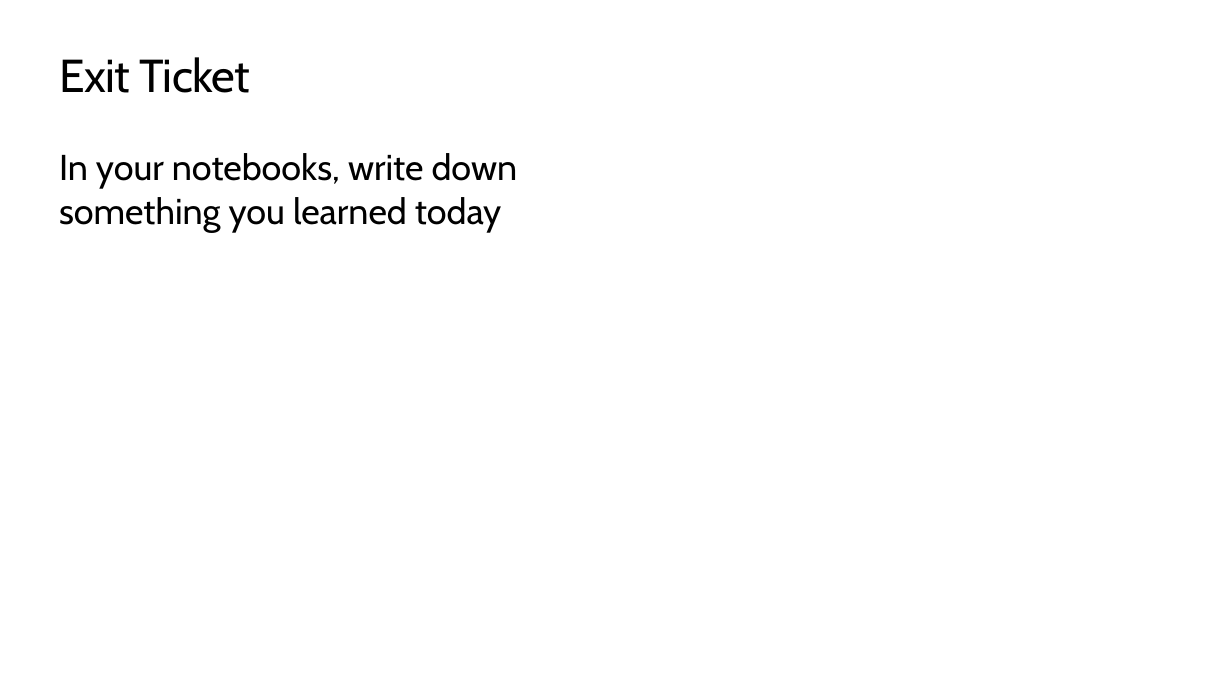
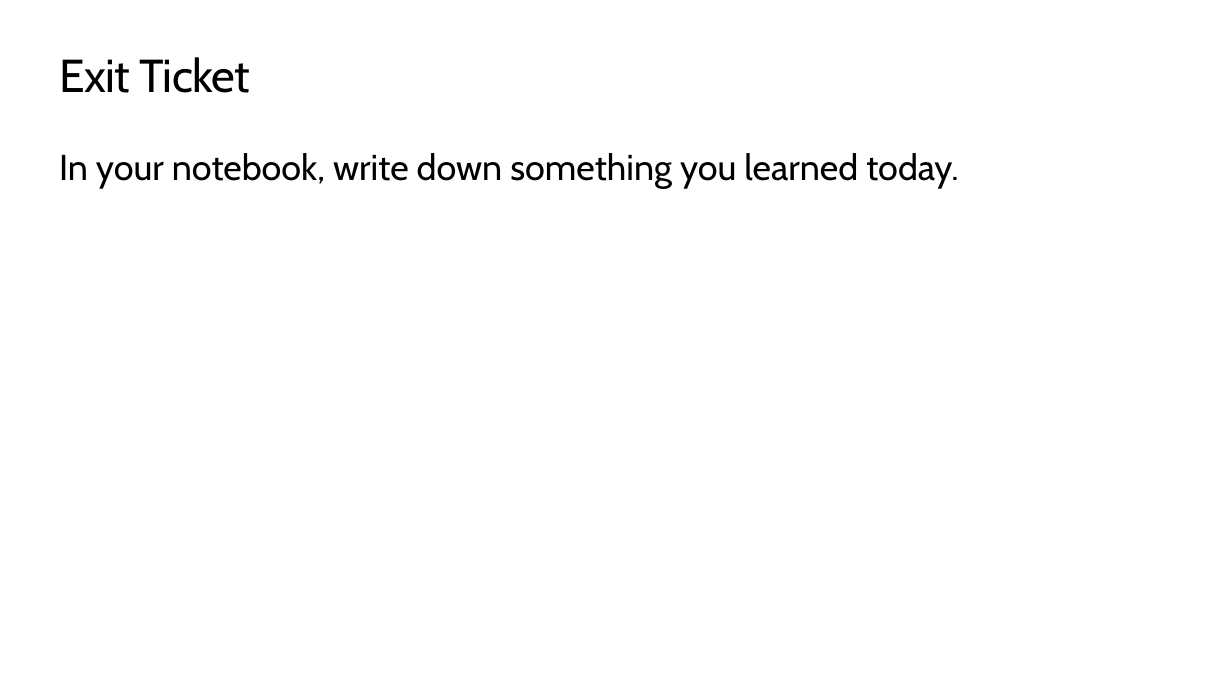
Before and after one commit to TEALSK12/2nd-semester-introduction-to-computer-science, a slide deck: slide 16 of units/3_unit/slidedecks/Intro Python 3.03 TEALS.pptx. Drawn at 1232x693 pixels with LibreOffice and Linux fonts; fonts in the diff are those of the drawing; background and template pictures are left out. Boxes give left, top, right and bottom in pixels: in the first picture for what was removed or moved away, otherwise in the second. Text is boxed around its words. In the diff, an @@ line names an element or a change of style, - is before the commit and + after.

```diff
--- a/units/3_unit/slidedecks/Intro Python 3.03 TEALS.pptx
+++ b/units/3_unit/slidedecks/Intro Python 3.03 TEALS.pptx
@@ text at <box>59,153,959,189</box>: text changed @@
-In your notebooks, write down something you learned today
+In your notebook, write down something you learned today.
```
Also in this commit, not shown: 10 other slides changed, 18 other files.
